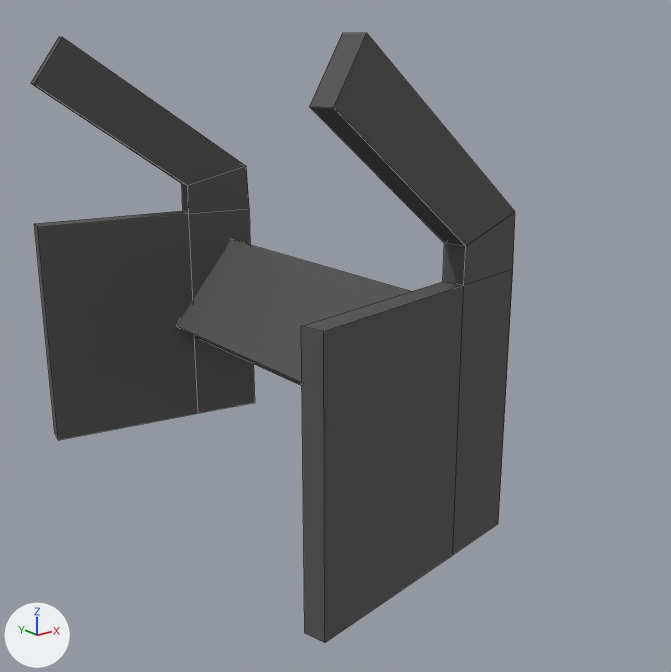
The FBX model ART No BOYZ Allowed/CarBones.FBX: old version first, new version second.
One viewpoint serves both versions: a 50 mm lens placed at (-1.88, -2.89, 1.73), pointed at (0.43, 0.0, 0.57). Lighting does not change. The marker at lower left points along +X, +Y and +Z. Mesh edges are drawn as thin lines. Where no turn or scale is listed for an object, it has been applied to the vertices.

The older version as bpy lines, for what is in view:
```python
me_mesh = bpy.data.meshes.new('Mesh')
me_mesh.from_pydata(...)  # 48 vertices, 42 faces; spans x -0.4..0.59, y -0.97..1.1, z -0.01..1.76
me_mesh.materials.append(mat_14___default)  # picture img_sidewalk_png
ob_box003 = bpy.data.objects.new('Box003', me_mesh)
ob_box003.location = (0.0, 0.0, 0.0)
```
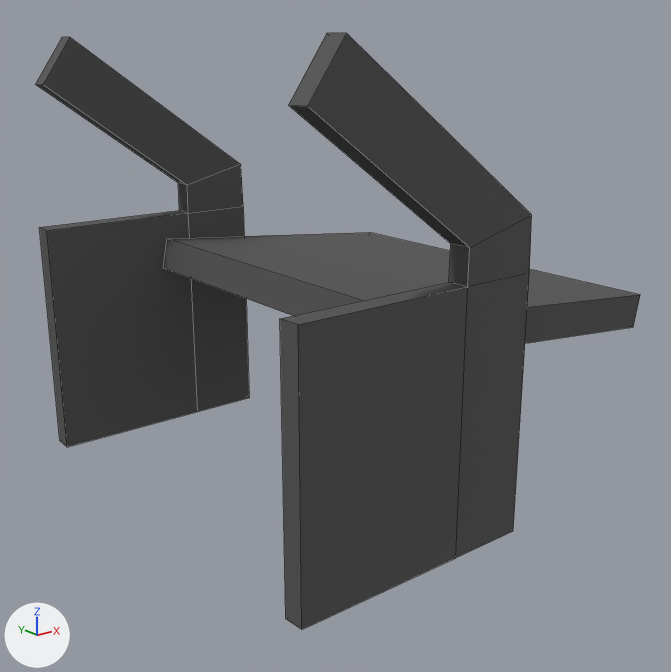
Location of each change, (x1, y1, x2, y2) in pixels of the pictures (671 x 672 px; the box of a moved part takes in the faces that stretch with it):
'Box003', reshaped (25% wider): before (31, 33, 515, 642); after (36, 33, 640, 629)
part 1 of me_mesh, moved or reshaped: before (301, 33, 515, 642); after (280, 33, 532, 629)
part 2 of me_mesh, moved or reshaped: before (31, 37, 255, 440); after (36, 37, 249, 447)
part 3 of me_mesh, moved or reshaped: before (177, 240, 412, 386); after (163, 232, 640, 343)

Diff of the bpy script that builds the scene:
```diff
--- a/ART No BOYZ Allowed/CarBones.FBX.py
+++ b/ART No BOYZ Allowed/CarBones.FBX.py
@@ me_mesh @@
 me_mesh.from_pydata(...)  # 48 vertices, 42 faces; spans x -0.4..0.59, y -0.97..1.1, z -0.01..1.76
 # used by ob_box003; location = (0.0, 0.0, 0.0)
-me_mesh.vertices[40].co = (0.29, -0.79, 0.37)
-me_mesh.vertices[41].co = (0.58, -0.79, 0.76)
-me_mesh.vertices[42].co = (0.29, 0.91, 0.37)
-me_mesh.vertices[43].co = (0.58, 0.91, 0.76)
-me_mesh.vertices[44].co = (0.18, -0.79, 0.45)
-me_mesh.vertices[45].co = (0.47, -0.79, 0.84)
-me_mesh.vertices[46].co = (0.18, 0.91, 0.45)  # pixel (176, 326)
-me_mesh.vertices[47].co = (0.47, 0.91, 0.84)
+# me_mesh part 1: the loose piece of 20 vertices spanning x -0.4..0.59, y -0.97..-0.72, z -0.01..1.76 is turned -10 degrees about the z axis through its middle, then moved by (0.0, 0.01, 0.0)
+# me_mesh part 2: the loose piece of 20 vertices spanning x -0.4..0.59, y 0.84..1.1, z -0.01..1.76 is turned 10 degrees about the z axis through its middle, then moved by (0.0, -0.01, 0.0)
+# me_mesh part 3
+me_mesh.vertices[40].co = (0.13, -0.79, 0.74)
+me_mesh.vertices[41].co = (1.37, -0.79, 0.62)  # pixel (633, 327)
+me_mesh.vertices[42].co = (0.13, 0.91, 0.74)  # pixel (163, 268)
+me_mesh.vertices[43].co = (1.37, 0.91, 0.62)
+me_mesh.vertices[44].co = (0.16, -0.79, 0.87)
+me_mesh.vertices[45].co = (1.4, -0.79, 0.75)  # pixel (640, 294)
+me_mesh.vertices[46].co = (0.16, 0.91, 0.87)  # pixel (166, 238)
+me_mesh.vertices[47].co = (1.4, 0.91, 0.75)  # pixel (369, 232)
 me_mesh.materials.append(mat_14___default)
```
